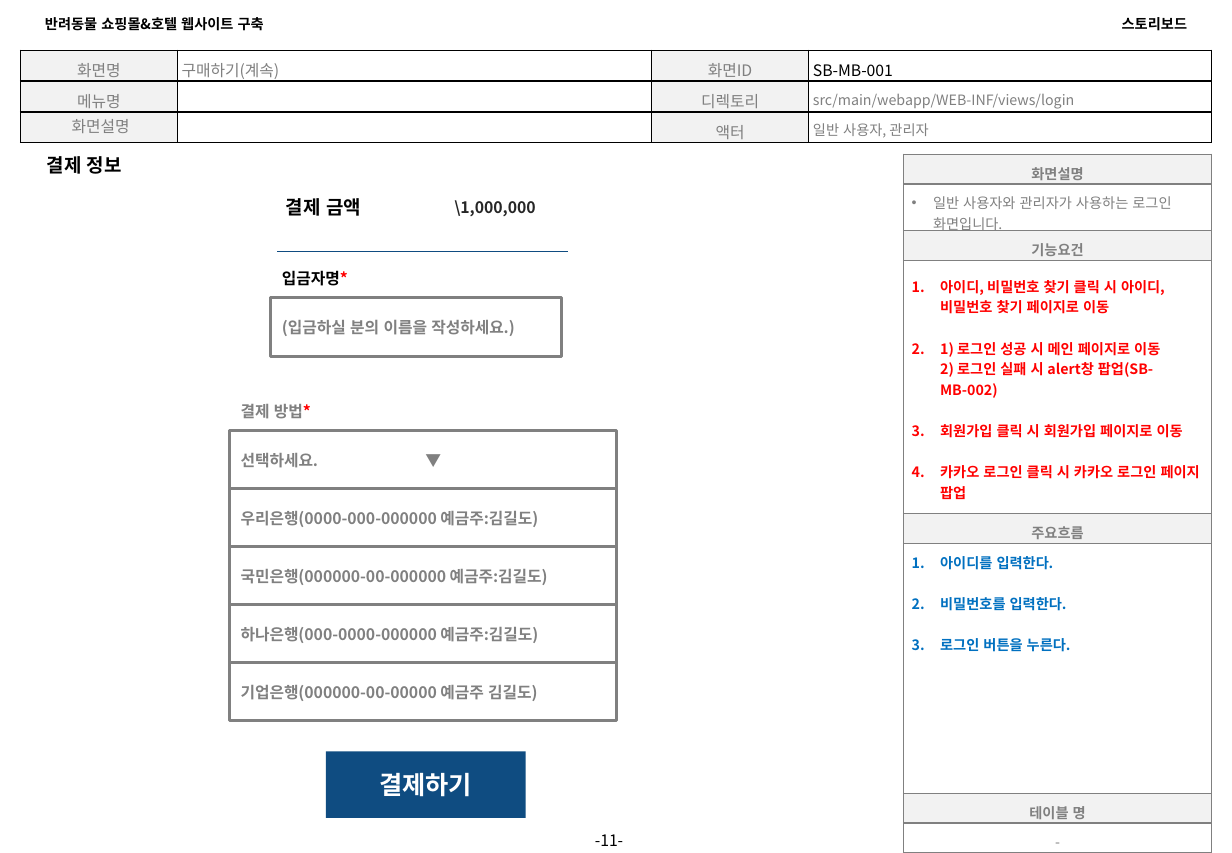
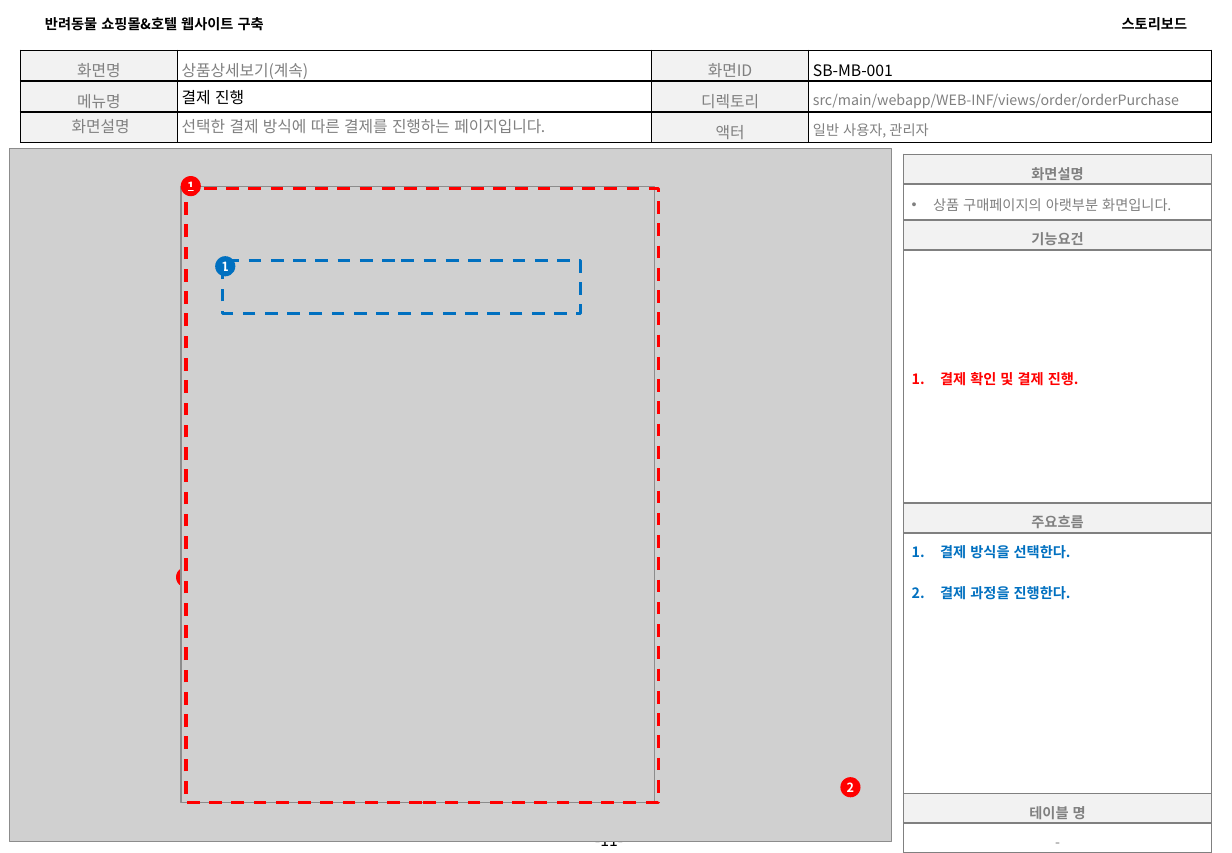
Before and after one commit to 94jinwoo/Companion, a slide deck: slide 11 of Companion.스토리보드.VER.0.3(쇼핑몰).pptx. Drawn at 1232x853 pixels with LibreOffice and Linux fonts; fonts in the diff are those of the drawing; grey boxes stand for pictures; background and template pictures are left out. Boxes give left, top, right and bottom in pixels: in the first picture for what was removed or moved away, otherwise in the second. Text is boxed around its words. In the diff, an @@ line names an element or a change of style, - is before the commit and + after.

```diff
--- a/Companion.스토리보드.VER.0.3(쇼핑몰).pptx
+++ b/Companion.스토리보드.VER.0.3(쇼핑몰).pptx
@@ table at (20,50,1212,147) @@
-row 1, column 2: 구매하기(계속)
+row 1, column 2: 상품상세보기(계속)
-row 2, column 2: 
+row 2, column 2: 결제 진행
-row 2, column 4: src/main/webapp/WEB-INF/views/login
+row 2, column 4: src/main/webapp/WEB-INF/views/order/orderPurchase
-row 3, column 2: 
+row 3, column 2: 선택한 결제 방식에 따른 결제를 진행하는 페이지입니다.
@@ picture added at (9,148,892,841) @@
@@ picture added at (10,160,891,830) @@
@@ text removed at (47,156,122,174) @@
-결제 정보
@@ ellipse added at (181,176,201,197), fill #FF0000, 8 pt, text #FFFFFF, bold @@
+1
@@ table at (903,155,1212,804) @@
-row 2, column 1: 일반 사용자와 관리자가 사용하는 로그인 화면입니다.
+row 2, column 1: 상품 구매페이지의 아랫부분 화면입니다.
-row 4, column 1: 아이디, 비밀번호 찾기 클릭 시 아이디, 비밀번호 찾기 페이지로 이동 / 1) 로그인 성공 시 메인 페이지로 이동 2) 로그인 실패 시 alert창 팝업(SB-MB-002) / 회원가입 클릭 시 회원가입 페이지로 이동 / 카카오 로그인 클릭 시 카카오 로그인 페이지 팝업
+row 4, column 1: 결제 확인 및 결제 진행.
-row 6, column 1: 아이디를 입력한다. / 비밀번호를 입력한다. / 로그인 버튼을 누른다.
+row 6, column 1: 결제 방식을 선택한다. / 결제 과정을 진행한다.
@@ picture added at (181,187,655,803) @@
@@ rectangle added at (187,189,659,803), outline #FF0000 2 pt dashed @@
@@ text removed at (286,198,361,216) @@
-결제 금액
@@ text removed at (454,200,535,216) @@
-\1,000,000
@@ ellipse added at (215,256,235,276), fill #0070C0, 8 pt, text #FFFFFF, bold @@
+1
@@ rectangle added at (223,261,580,313), outline #0070C0 2 pt dashed @@
@@ line removed from (278, 251) to (569, 251) @@
@@ rectangle removed at (271,298,562,356) @@
-(입금하실 분의 이름을 작성하세요.)
@@ text removed at (282,270,348,286) @@
-입금자명*
@@ text removed at (241,404,311,419) @@
-결제 방법*
@@ rectangle removed at (230,431,617,489) @@
-선택하세요. ▼
@@ rectangle removed at (230,489,617,547) @@
-우리은행(0000-000-000000 예금주:김길도)
@@ ellipse added at (176,568,197,588), fill #FF0000, 8 pt, text #FFFFFF, bold @@
+1
@@ rectangle removed at (230,547,617,605) @@
-국민은행(000000-00-000000 예금주:김길도)
@@ rectangle removed at (230,605,617,663) @@
-하나은행(000-0000-000000 예금주:김길도)
@@ rectangle removed at (230,663,617,721) @@
-기업은행(000000-00-00000 예금주 김길도)
@@ group added at (768,375,891,700): 4 texts @@
+2020.03.02
+2020.03.02
+2020.03.02
+2020.03.02
@@ rectangle removed at (325,752,526,819) @@
-결제하기
@@ ellipse added at (841,777,861,797), fill #FF0000, 8 pt, text #FFFFFF, bold @@
+2
```
Also in this commit, not shown: 11 other slides changed, 1 slide added, 1 slide removed.
